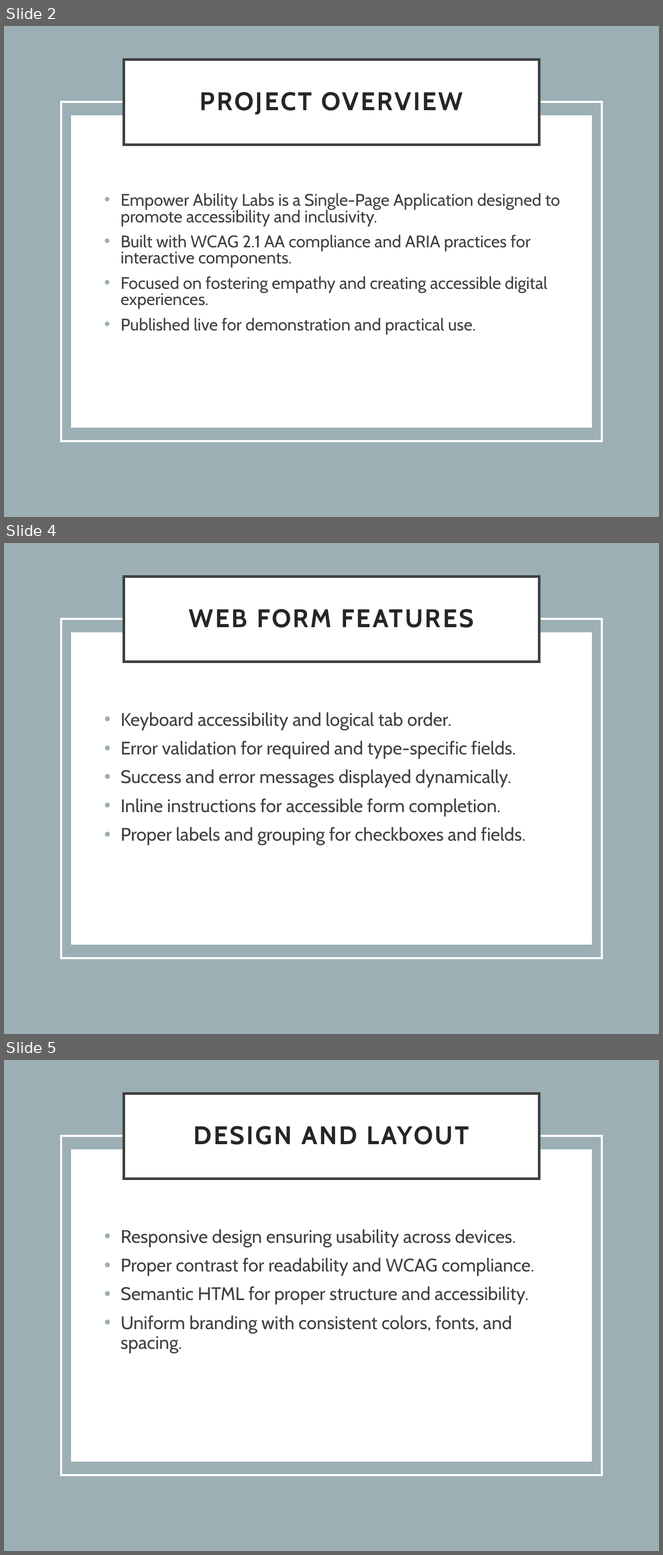
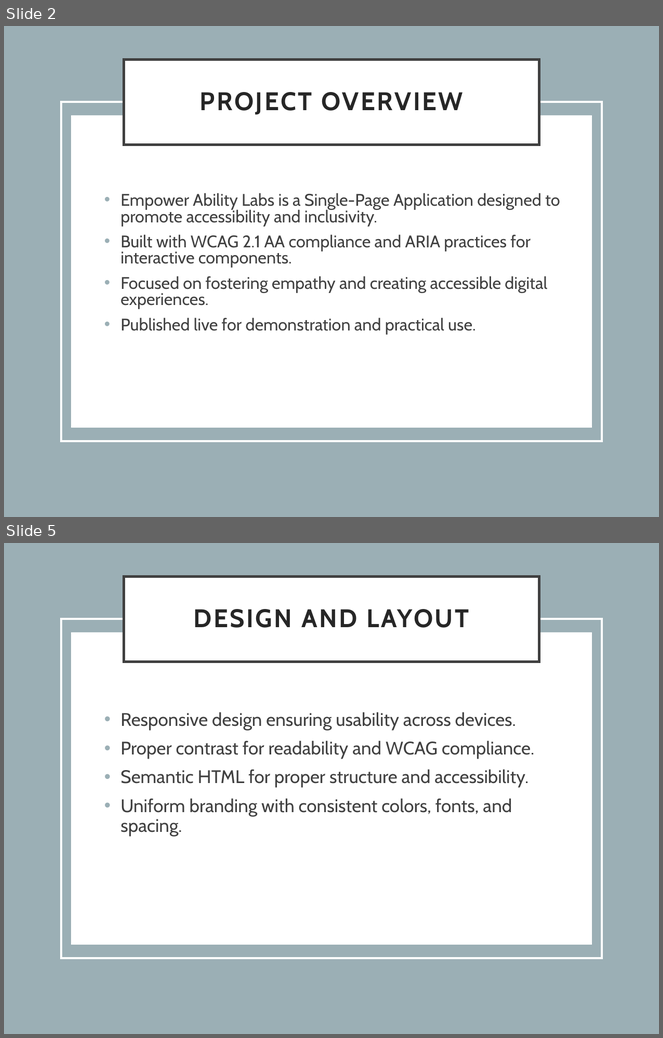
Before and after one commit to bhun0002/CST8914_GRP_SPA, a slide deck: Group_3_Final_PPT.pptx. Shown one above the other, each under a label of ours: slides 2, 4 and 5 before the commit, slides 2 and 5 after it; the slides between them are not shown. The pictures are 663x1555 and 663x1038 pixels, drawn with LibreOffice and Linux fonts; fonts in the diff are those of the drawing. Boxes give left, top, right and bottom in pixels: in the first picture for what was removed or moved away, otherwise in the second. Text is boxed around its words. In the diff, an @@ line names an element or a change of style, - is before the commit and + after.

```diff
--- a/Group_3_Final_PPT.pptx
+++ b/Group_3_Final_PPT.pptx
@@ slide 4 removed at box(4, 543, 659, 1034), background #FFFFFF @@
@@ rectangle removed at box(4, 543, 659, 1034) @@
@@ title removed at box(124, 576, 539, 662) @@
-WEB FORM FEATURES
@@ rectangle removed at box(61, 619, 602, 958) @@
@@ rectangle removed at box(71, 632, 592, 944) @@
@@ subtitle removed at box(120, 712, 526, 846) @@
-• Keyboard accessibility and logical tab order.
-• Error validation for required and type-specific fields.
-• Success and error messages displayed dynamically.
-• Inline instructions for accessible form completion.
-• Proper labels and grouping for checkboxes and fields.
```
Also in this commit, not shown: 2 slides changed, 1 slide added.
